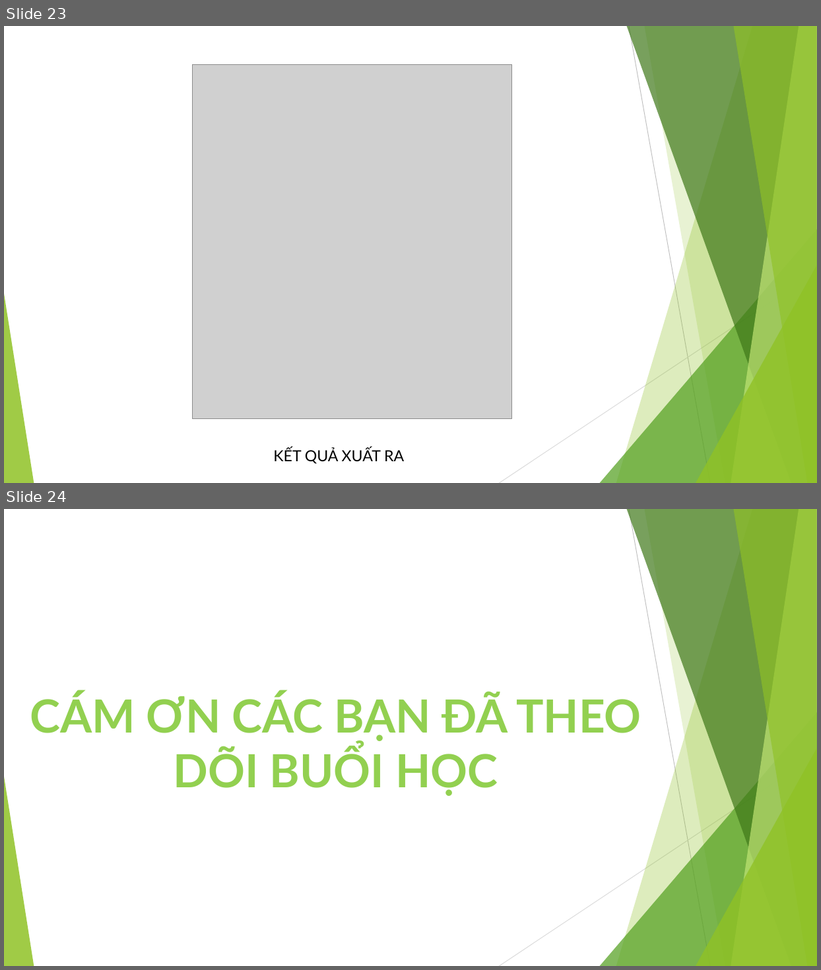
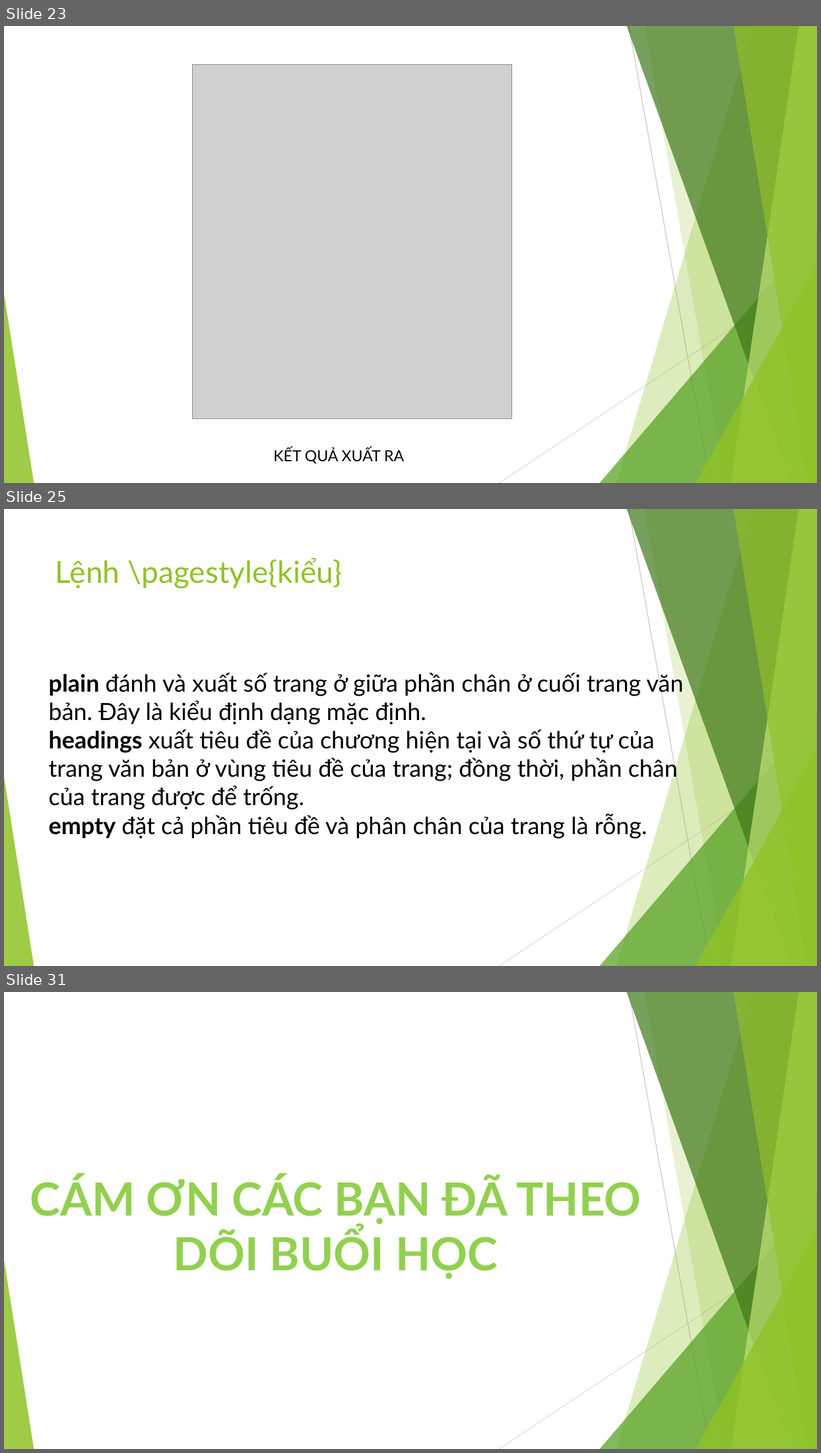
Before and after one commit to tientran0826/LaTeX, a slide deck: Bài 1/LATEX CƠ BẢN - Bài 1.pptx. Shown one above the other, each under a label of ours: slides 23 and 24 before the commit, slides 23, 25 and 31 after it; the slides between them are not shown. The pictures are 821x970 and 821x1453 pixels, drawn with LibreOffice and Linux fonts; fonts in the diff are those of the drawing; grey boxes stand for pictures. Boxes give left, top, right and bottom in pixels: in the first picture for what was removed or moved away, otherwise in the second. Text is boxed around its words. In the diff, an @@ line names an element or a change of style, - is before the commit and + after.

```diff
--- a/Bài 1/LATEX CƠ BẢN - Bài 1.pptx
+++ b/Bài 1/LATEX CƠ BẢN - Bài 1.pptx
@@ slide 25 added at [4,509,817,966], background #FFFFFF; not listed: 10 template elements that a slide beside it also shows @@
@@ title added at [55,558,342,589], 36 pt, text #90C226 @@
+Lệnh \pagestyle{kiểu}
@@ text added at [49,671,684,839], 28 pt, text #000000 @@
+plain đánh và xuất số trang ở giữa phần chân ở cuối trang văn bản. Đây là kiểu định dạng mặc định.
+headings xuất tiêu đề của chương hiện tại và số thứ tự của trang văn bản ở vùng tiêu đề của trang; đồng thời, phần chân của trang được để trống.
+empty đặt cả phần tiêu đề và phân chân của trang là rỗng.
@@ what was slide 24 is now slide 31 @@
```
Also in this commit, not shown: 1 slide changed, 6 other slides added, 4 other files.
